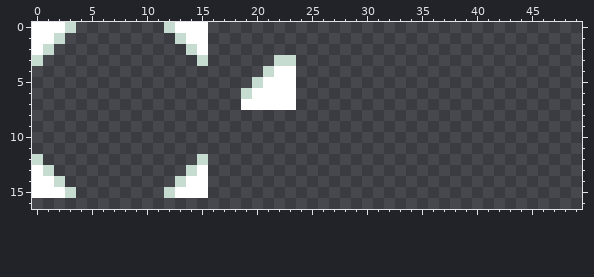
Two states of a pixel-art file, Assets/Sprites/UI.aseprite. Above, as it was before the edit.
64x64 pixels, 1 frame. Shown: x 0..49, y 0..16.
New version:
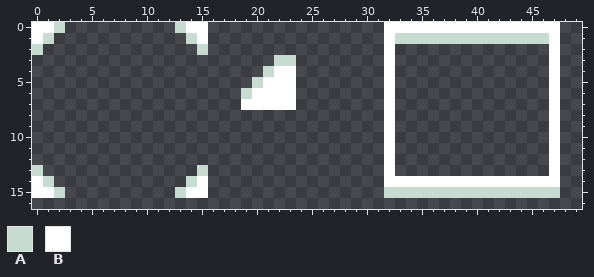
Palette (. is transparent): A #c7dcd0  B #ffffff
What changed:
There is now colour A in row 1 at x 33 to 46; in row 15 at x 32 to 47.
The edit turns colour B into colour A in row 0 at x 2 and 13; in row 1 at x 1 and 14; in row 2 at x 0 and 15; in row 13 at x 0 and 15; in row 14 at x 1 and 14; in row 15 at x 2 and 13.
There is now colour B in row 0 at x 32 to 47; in rows 1 to 13 at x 32 and 47; in row 14 at x 32 to 47.
The edit erases colour A in row 0 at x 3 and 12; in row 1 at x 2 and 13; in row 2 at x 1 and 14; in row 3 at x 0 and 15; in row 12 at x 0 and 15; in row 13 at x 1 and 14.
The edit erases colour A in row 14 at x 2 and 13; in row 15 at x 3 and 12.
Boxes around the changes in both pictures, in picture pixels (x1, y1, x2, y2):
changed: (32, 22, 76, 66)
changed: (164, 22, 208, 66)
added: (384, 22, 560, 198)
changed: (32, 154, 76, 198)
changed: (164, 154, 208, 198)
